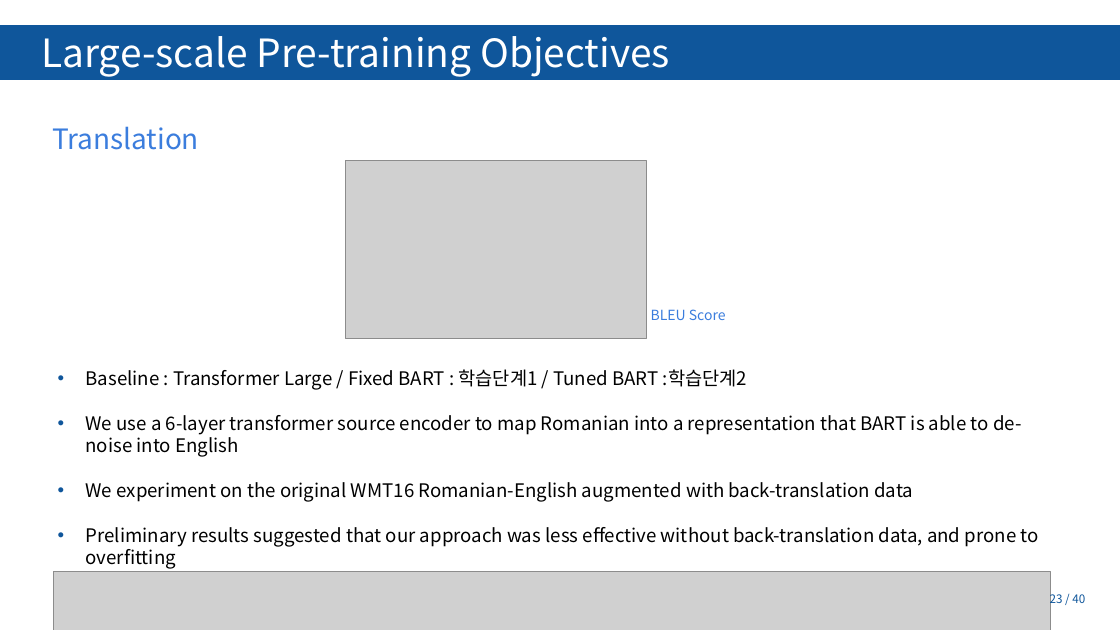
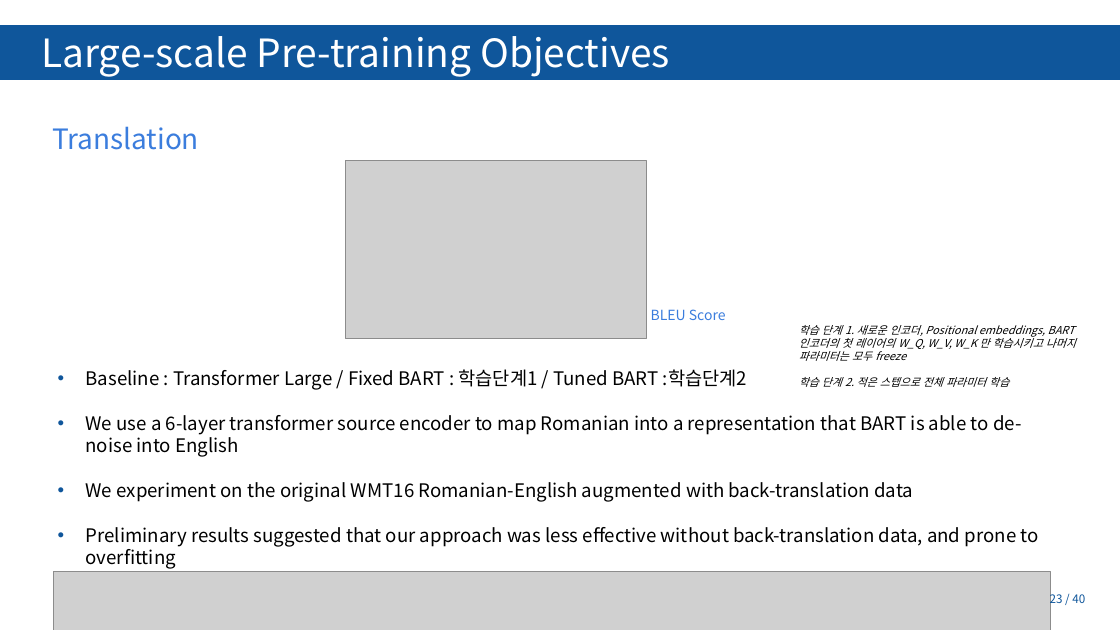
Before and after one commit to Tiabet/Paper-for-ML-DL, a slide deck: slide 23 of 세미나/BART_김정현.pptx. Drawn at 1120x630 pixels with LibreOffice and Linux fonts; fonts in the diff are those of the drawing; grey boxes stand for pictures; background and template pictures are left out. Boxes give left, top, right and bottom in pixels: in the first picture for what was removed or moved away, otherwise in the second. Text is boxed around its words. In the diff, an @@ line names an element or a change of style, - is before the commit and + after.

```diff
--- a/세미나/BART_김정현.pptx
+++ b/세미나/BART_김정현.pptx
@@ text added at box(799, 325, 1076, 387), 14 pt, text #000000, italic @@
+  학습 단계 1. 새로운 인코더, Positional embeddings, BART인코더의 첫 레이어의 W_Q, W_V, W_K 만 학습시키고 나머지 파라미터는 모두 freeze
+  학습 단계 2. 적은 스텝으로 전체 파라미터 학습
```
Also in this commit, not shown: 4 other slides changed.
